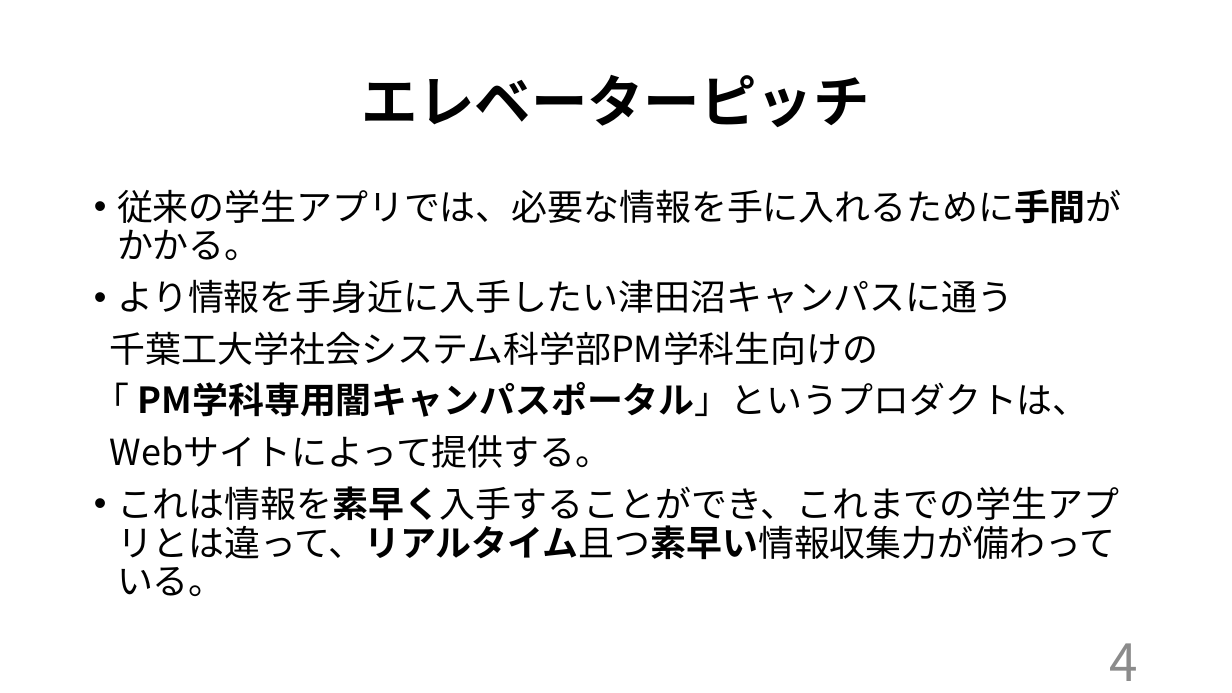
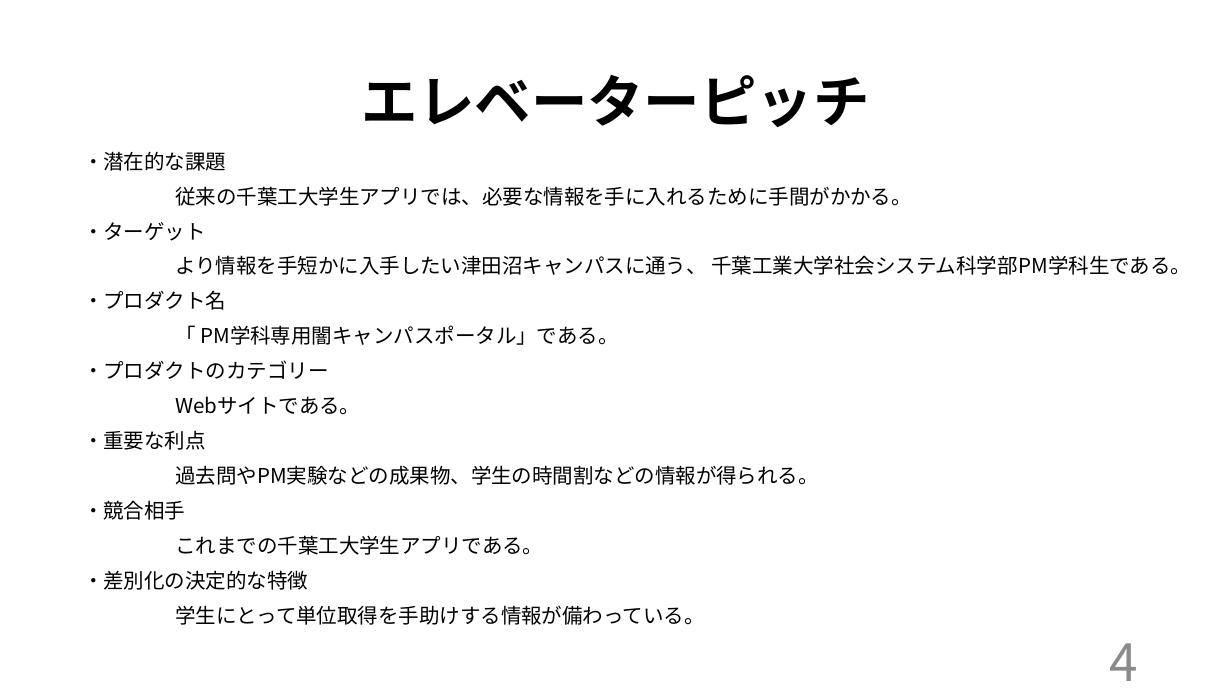
Before and after one commit to kazukiyoshida96/PM-, a slide deck: slide 4 of インセプションデッキ矢吹研A班.pptx. Drawn at 1232x693 pixels with LibreOffice and Linux fonts; fonts in the diff are those of the drawing. Boxes give left, top, right and bottom in pixels: in the first picture for what was removed or moved away, otherwise in the second. Text is boxed around its words. In the diff, an @@ line names an element or a change of style, - is before the commit and + after.

```diff
--- a/インセプションデッキ矢吹研A班.pptx
+++ b/インセプションデッキ矢吹研A班.pptx
@@ text at [83, 151, 1191, 625]: text changed; size 28 to 16 pt @@
-• 従来の学生アプリでは、必要な情報を手に入れるために手間がかかる。
-• より情報を手身近に入手したい津田沼キャンパスに通う
-千葉工大学社会システム科学部PM学科生向けの
-「 PM学科専用闇キャンパスポータル」というプロダクトは、
-Webサイトによって提供する。
-• これは情報を素早く入手することができ、これまでの学生アプリとは違って、リアルタイム且つ素早い情報収集力が備わっている。
+・潜在的な課題
+従来の千葉工大学生アプリでは、必要な情報を手に入れるために手間がかかる。
+・ターゲット
+より情報を手短かに入手したい津田沼キャンパスに通う、 千葉工業大学社会システム科学部PM学科生である。
+・プロダクト名
+「 PM学科専用闇キャンパスポータル」である。
+・プロダクトのカテゴリー
+Webサイトである。
+・重要な利点
+過去問やPM実験などの成果物、学生の時間割などの情報が得られる。
+・競合相手
+これまでの千葉工大学生アプリである。
+・差別化の決定的な特徴
+学生にとって単位取得を手助けする情報が備わっている。
```
Also in this commit, not shown: 10 other slides changed, 2 other files.
